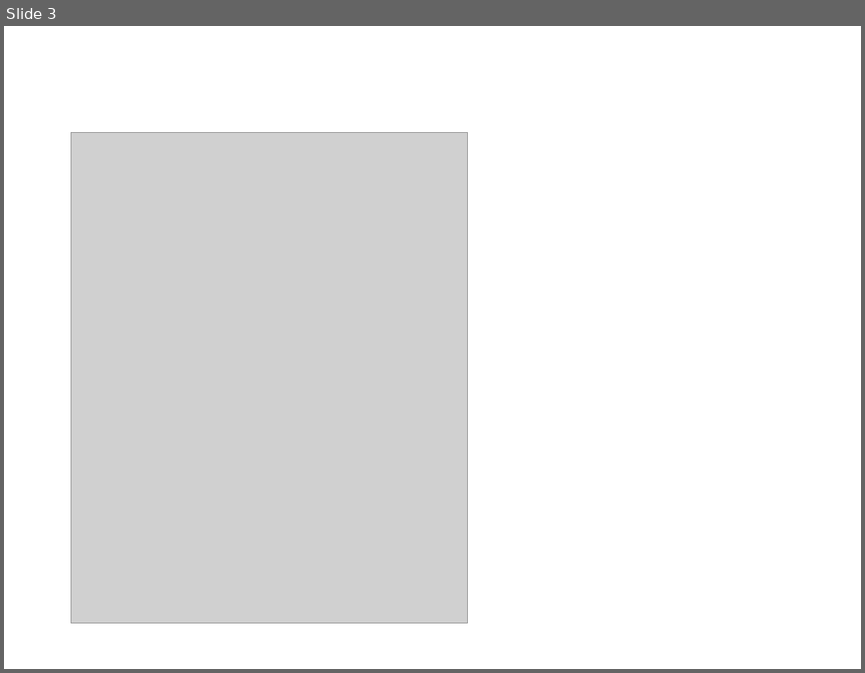
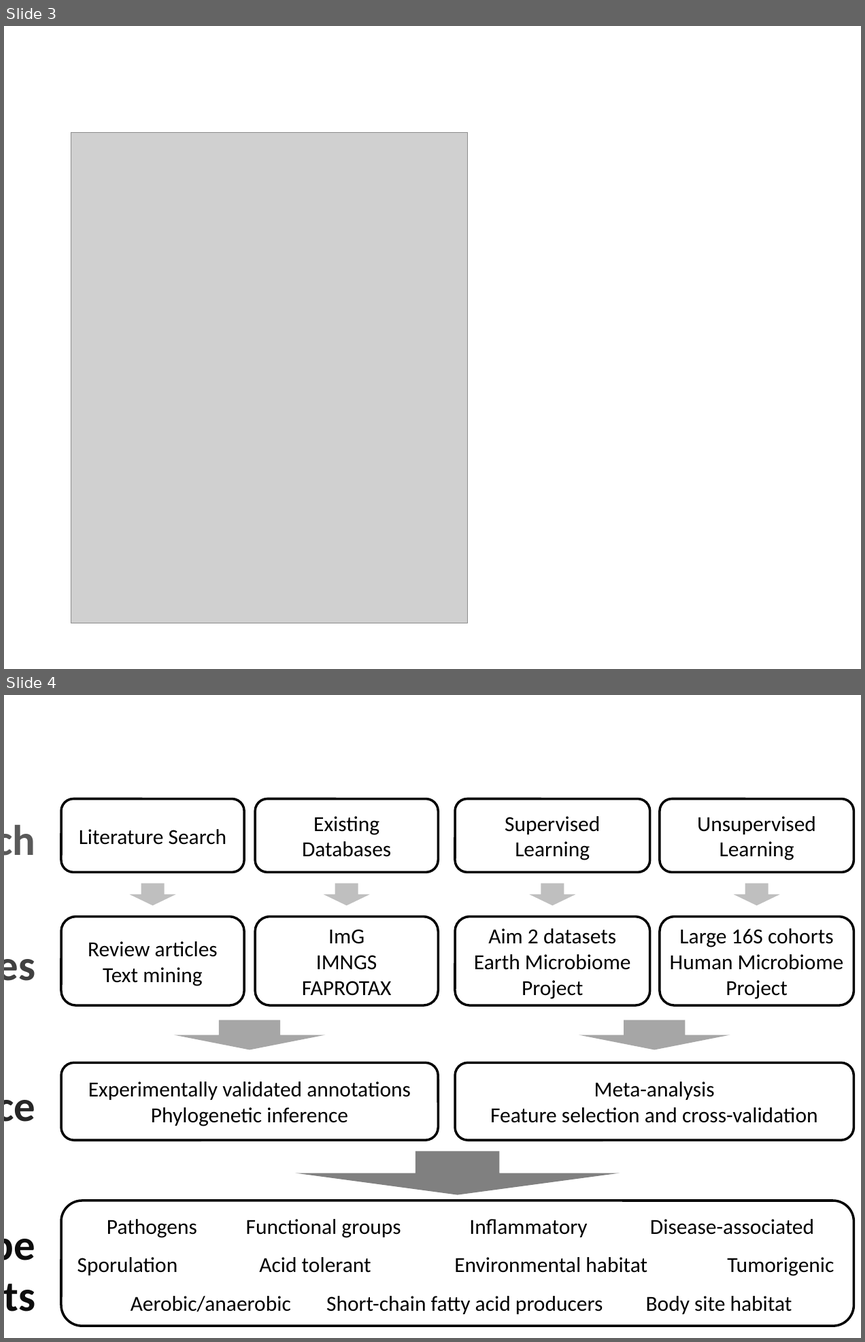
Before and after one commit to cduvallet/phd-docs, a slide deck: figures/figures.pptx. Shown one above the other, each under a label of ours: slide 3 before the commit, slides 3 and 4 after it. The pictures are 865x673 and 865x1342 pixels, drawn with LibreOffice and Linux fonts; fonts in the diff are those of the drawing; grey boxes stand for pictures. Boxes give left, top, right and bottom in pixels: in the first picture for what was removed or moved away, otherwise in the second. Text is boxed around its words. In the diff, an @@ line names an element or a change of style, - is before the commit and + after.

Commit message:
Add microbe set fig, make some stuff prettier

```diff
--- a/figures/figures.pptx
+++ b/figures/figures.pptx
@@ slide 4 added at (4, 695, 861, 1338), background #FFFFFF @@
@@ group added at (4, 798, 854, 1325): 15 texts, 11 rounded rectangles, 7 down arrows @@
+Literature Search
+Existing Databases
+Supervised Learning
+Unsupervised Learning
+Review articles
+Text mining
+ImG
+IMNGS
+FAPROTAX
+Aim 2 datasets
+Earth Microbiome Project
+Large 16S cohorts
+Human Microbiome Project
+Experimentally validated annotations
+Phylogenetic inference
+Meta-analysis
+Feature selection and cross-validation
+Body site habitat
+Short-chain fatty acid producers
+Aerobic/anaerobic
+Pathogens
+Disease-associated
+Functional groups
+Inflammatory
+Environmental habitat
+Sporulation
+Tumorigenic
+Acid tolerant
+Approach
+Sources
+Inference
+Microbe
+Sets
```
Also in this commit, not shown: 1 slide changed, 5 other files.
